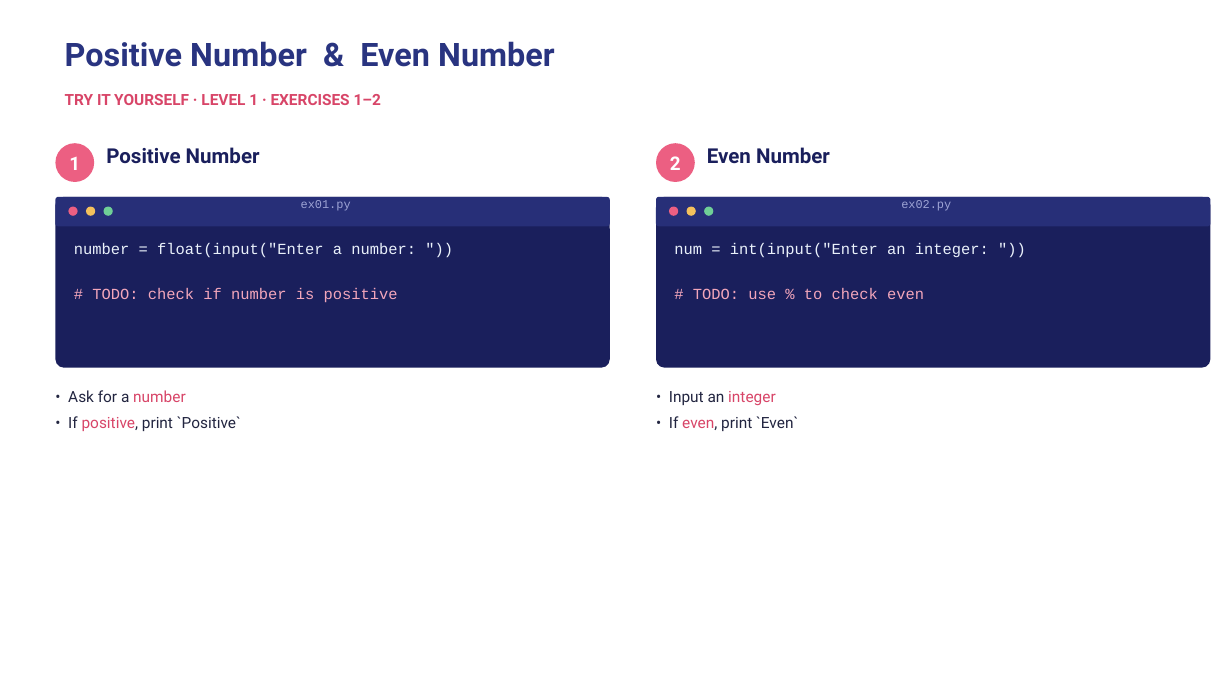
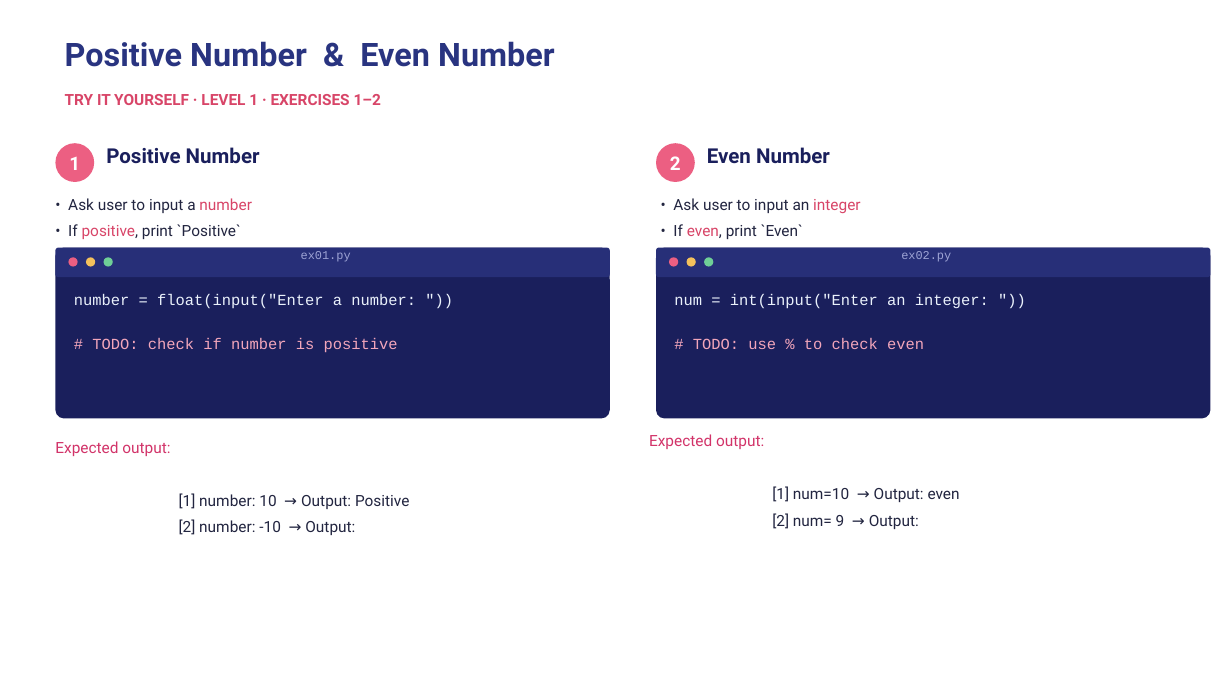
Before and after one commit to wg-training/wg-python-for-data-science-fundamental, a slide deck: slide 22 of slides/06 - Python Control Flows - Conditional Statement.pptx (slide 19 before the commit). Drawn at 1232x693 pixels with LibreOffice and Linux fonts; fonts in the diff are those of the drawing. Boxes give left, top, right and bottom in pixels: in the first picture for what was removed or moved away, otherwise in the second. Text is boxed around its words. In the diff, an @@ line names an element or a change of style, - is before the commit and + after.

```diff
--- a/slides/06 - Python Control Flows - Conditional Statement.pptx
+++ b/slides/06 - Python Control Flows - Conditional Statement.pptx
@@ text "• Ask user to input ...": place and size @@
-text "• Ask user to input ..." at (68,390,241,431)
+text "• Ask user to input ..." at (68,198,252,239)
@@ text at (68,198,252,213): text changed @@
-• Ask for a number
+• Ask user to input a number
@@ text "• Ask user to input ...": place and size @@
-text "• Ask user to input ..." at (669,391,798,431)
+text "• Ask user to input ..." at (673,198,861,239)
@@ text at (673,198,861,213): text changed @@
-• Input an integer
+• Ask user to input an integer
@@ 6 ellipses, 4 texts, 4 rounded rectangles: place and size @@
-6 ellipses, 4 texts, 4 rounded rectangles at (55,197,1211,368)
+6 ellipses, 4 texts, 4 rounded rectangles at (55,248,1211,419)
@@ text added at (55,441,409,535), 9 pt, text #222540 @@
+Expected output:
+[1] number: 10 → Output: Positive
+[2] number: -10 → Output:
@@ text added at (649,434,960,529), 9 pt, text #222540 @@
+Expected output:
+[1] num=10 → Output: even
+[2] num= 9 → Output:
```
Also in this commit, not shown: 10 other slides changed, 9 slides added, 2 other files.
